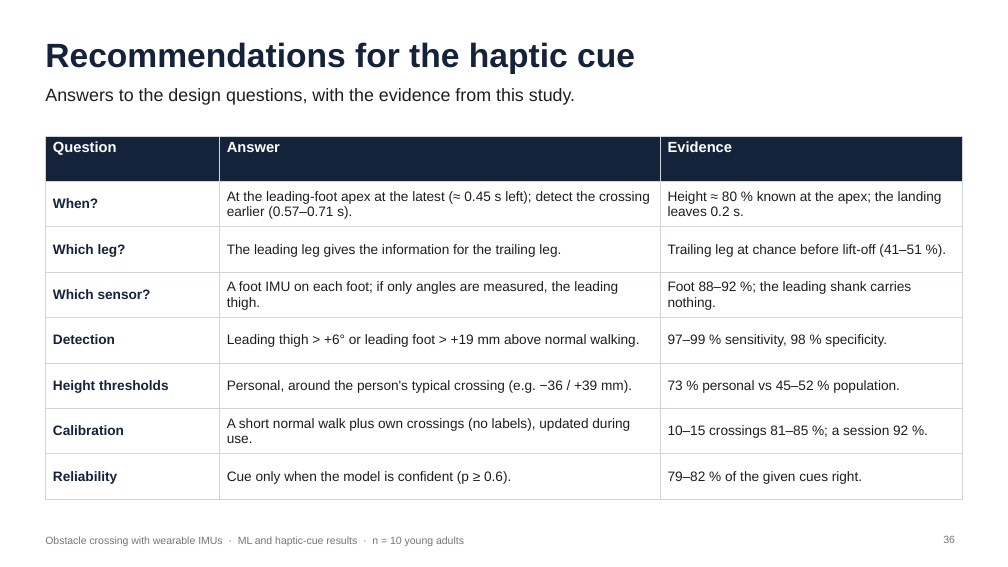
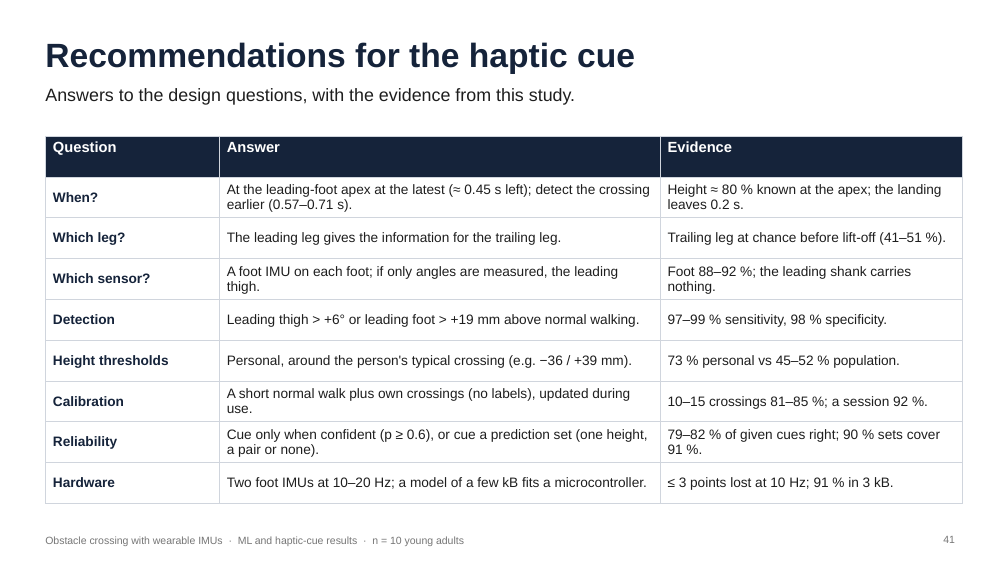
Before and after one commit to ehsansharafianm/imu-obstacle-crossing-analysis, a slide deck: slide 41 of Presentations/26-10-31-ml-haptic-results-101-110.pptx (slide 36 before the commit). Drawn at 1008x567 pixels with LibreOffice and Linux fonts; fonts in the diff are those of the drawing. Boxes give left, top, right and bottom in pixels: in the first picture for what was removed or moved away, otherwise in the second. Text is boxed around its words. In the diff, an @@ line names an element or a change of style, - is before the commit and + after.

```diff
--- a/Presentations/26-10-31-ml-haptic-results-101-110.pptx
+++ b/Presentations/26-10-31-ml-haptic-results-101-110.pptx
@@ table at (x1=45, y1=136, x2=963, y2=494) @@
-row 8: Reliability | Cue only when the model is confident (p ≥ 0.6). | 79–82 % of the given cues right.
+row 8: Reliability | Cue only when confident (p ≥ 0.6), or cue a prediction set (one height, a pair or none). | 79–82 % of given cues right; 90 % sets cover 91 %.
+row 9: Hardware | Two foot IMUs at 10–20 Hz; a model of a few kB fits a microcontroller. | ≤ 3 points lost at 10 Hz; 91 % in 3 kB.
@@ page number at (x1=943, y1=536, x2=955, y2=543): text changed @@
-36
+41
```
Also in this commit, not shown: 4 other slides changed, 5 slides added, 54 other files.
